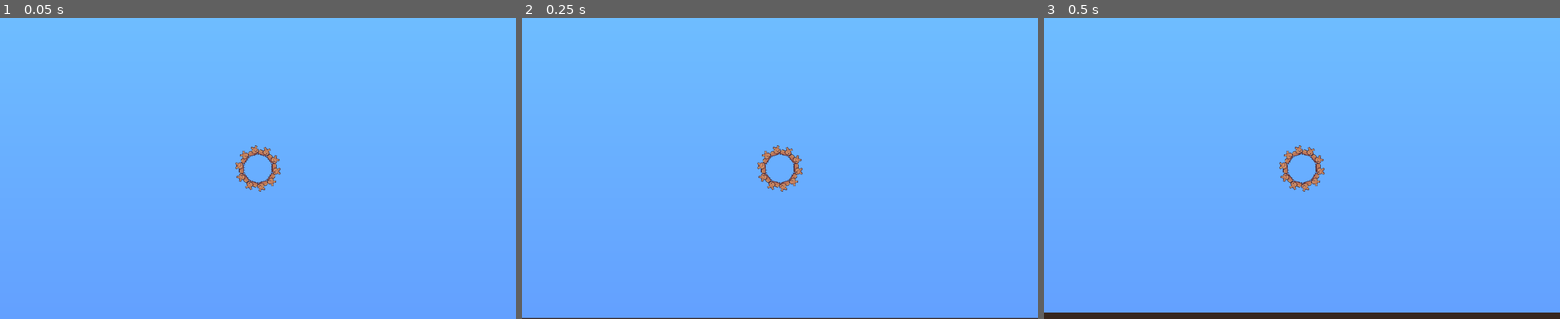
Above: before the commit, frames 1-3 (left to right).
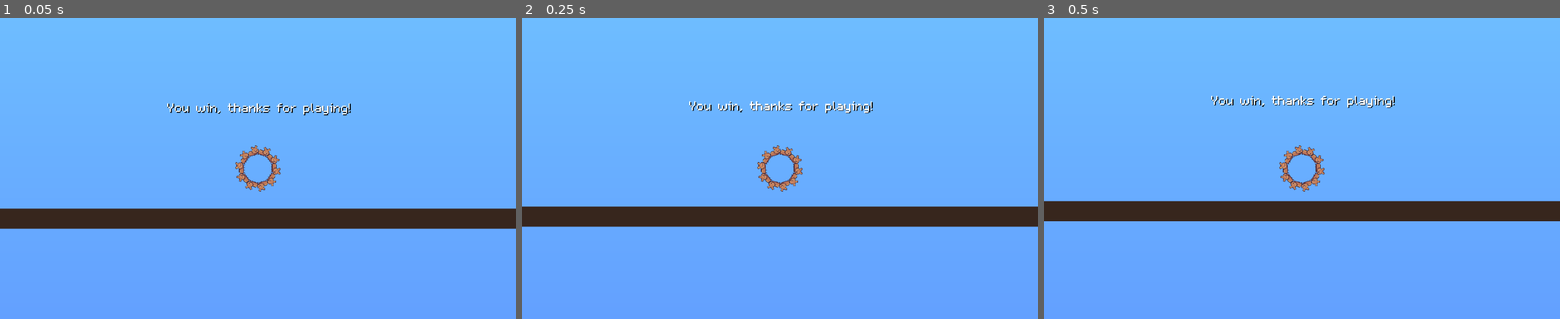
Above: after the commit, the same moments.

Repository: MichaelBelousov/optt-multiplayer-jam
Game: Godot game, scene res://levels/victory_level.tscn
Same seed, same stepped clock (60 frames per second), same inputs: the game is played once before the commit and once after it. This scene is started directly instead of the project's main scene.
Inputs:
- Up to frame 1 (0.05 s): no input
- Up to frame 2 (0.25 s): no input
- Up to frame 3 (0.5 s): no input

The runs differ from the first frame. In frame 1, 7.4% of the frame differs, in the area x 0-100%, y 28-71%; in frame 2, 7.8%; in frame 3, 9.5%, in the area x 0-100%, y 25-100%.

Commit message:
make victory level

Diff:
--- a/levels/victory_level.tscn
+++ b/levels/victory_level.tscn
@@ -1,8 +1,8 @@
 [gd_scene load_steps=5 format=2]
 
 [ext_resource path="res://src/hamster_wheel.tscn" type="PackedScene" id=1]
-[ext_resource path="res://audio-files/level-1.ogg" type="AudioStream" id=2]
-[ext_resource path="res://src/flag.tscn" type="PackedScene" id=3]
+[ext_resource path="res://audio-files/hamster_king_menu.ogg" type="AudioStream" id=2]
+[ext_resource path="res://ui/DefaultTheme.tres" type="Theme" id=3]
 [ext_resource path="res://ui/Sky.tscn" type="PackedScene" id=4]
 
 [node name="Level1" type="Node2D"]
@@ -17,23 +17,19 @@
 
 [node name="Polygon2D" type="Polygon2D" parent="Ground1/CollisionPolygon2D"]
 color = Color( 0.215686, 0.14902, 0.113725, 1 )
-polygon = PoolVector2Array( 640, -19, 640, 13, -880, 13, -880, -547, -848, -547, -848, -19 )
+polygon = PoolVector2Array( 648, -19, 648, -547, 680, -547, 680, 13, -880, 13, -880, -547, -848, -547, -848, -19 )
 
-[node name="Ground2" type="StaticBody2D" parent="."]
-
-[node name="CollisionPolygon2D" type="CollisionPolygon2D" parent="Ground2"]
-position = Vector2( 520, 563 )
-polygon = PoolVector2Array( 896, -3, 1048, -3, 1048, -163, 896, -163 )
-
-[node name="Polygon2D" type="Polygon2D" parent="Ground2/CollisionPolygon2D"]
-color = Color( 0.215686, 0.14902, 0.113725, 1 )
-polygon = PoolVector2Array( 896, -3, 1048, -3, 1048, -163, 896, -163 )
-
-[node name="Flag" parent="." instance=ExtResource( 3 )]
-position = Vector2( 1544, 400 )
+[node name="Label" type="Label" parent="Ground1/CollisionPolygon2D/Polygon2D"]
+margin_left = -264.0
+margin_top = -195.0
+margin_right = 28.0
+margin_bottom = -131.0
+theme = ExtResource( 3 )
+custom_colors/font_color_shadow = Color( 0, 0, 0, 1 )
+text = "You win, thanks for playing!"
 
 [node name="HamsterWheel" parent="." instance=ExtResource( 1 )]
-position = Vector2( 516, 303 )
+position = Vector2( 400, 480 )
 
 [node name="BgMusic" type="AudioStreamPlayer" parent="."]
 stream = ExtResource( 2 )
--- a/ui/ConnectMenu.tscn
+++ b/ui/ConnectMenu.tscn
@@ -2,7 +2,7 @@
 
 [ext_resource path="res://ui/ConnectMenu.gd" type="Script" id=1]
 [ext_resource path="res://audio-files/sfx_UI_Click.wav" type="AudioStream" id=2]
-[ext_resource path="res://audio-files/lvl_2.ogg" type="AudioStream" id=3]
+[ext_resource path="res://audio-files/hamster_king_menu.ogg" type="AudioStream" id=3]
 [ext_resource path="res://audio-files/sfx_UI_BackClick.wav" type="AudioStream" id=4]
 [ext_resource path="res://ui/DefaultTheme.tres" type="Theme" id=5]
 
Not shown, added: audio-files/hamster_king_menu.ogg.import
